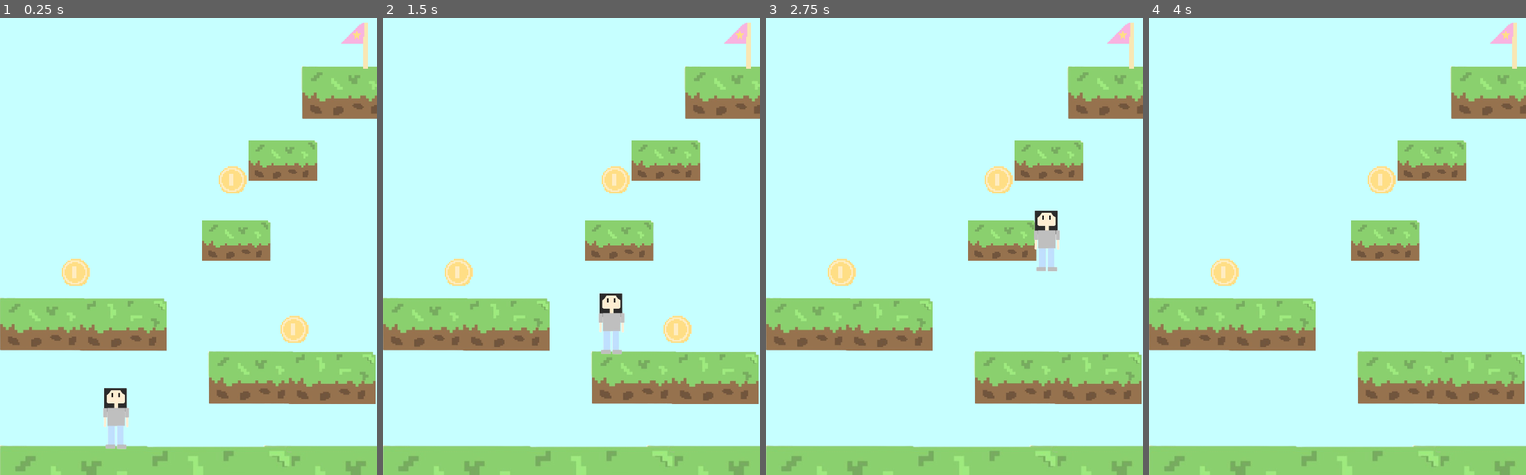
Above: before the commit, frames 1-4 (left to right).
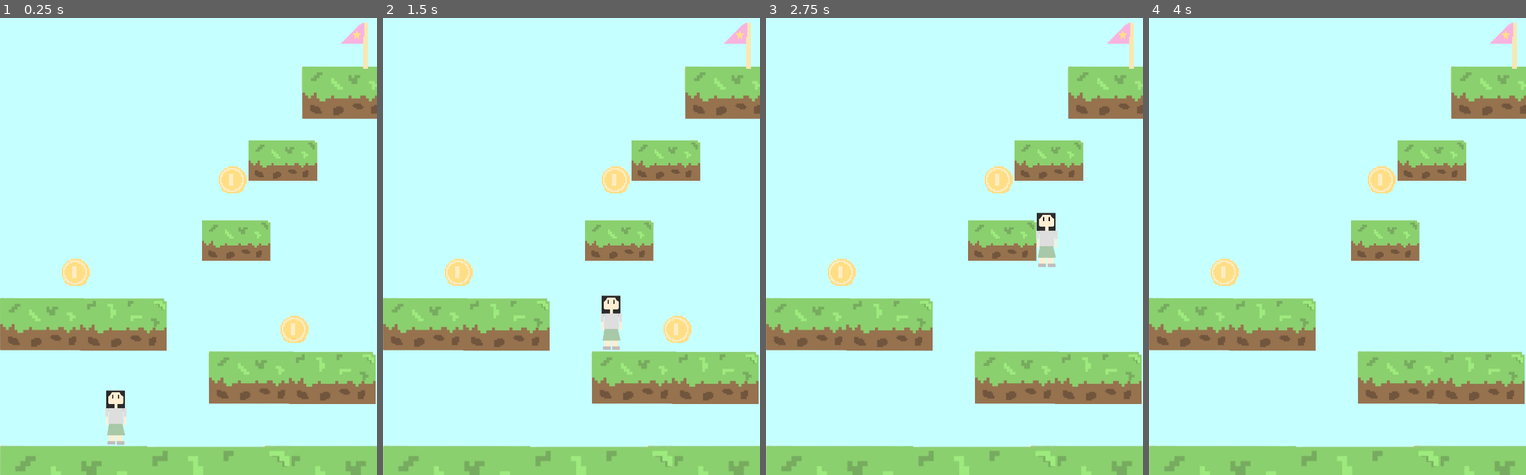
Above: after the commit, the same moments.

Repository: YanaKovaleva/KarliNYrep
Game: Godot game, scene res://game.tscn
The game is run twice, just before and just after one commit, with the same random seed, the same clock (stepped at 60 frames per second) and the same inputs. This scene is started directly instead of the project's main scene.
Inputs:
- Up to frame 1 (0.25 s): no input
- Up to frame 2 (1.5 s): tap Enter (enter) at 0.5 s; hold Enter (enter) 0.53-1.28 s; hold D (right) from 0.53 s (still down); tap Up (up) at 0.77, 1.07 s; tap Space (space) at 0.8, 1.35 s
- Up to frame 3 (2.75 s): tap Up (up) at 1.52, 1.55, 1.82 s; release D (right) at 2.03 s; hold Left (left) from 2.03 s (still down); hold Up (up) from 2.03 s (still down); tap Enter (enter) at 2.3 s
- Up to frame 4 (4 s): release Left (left) at 2.78 s; release Up (up) at 2.78 s; hold D (right) from 2.78 s (still down); tap Enter (enter) at 2.85 s; tap Up (up) at 3.02, 3.32, 3.77, 3.8 s; tap Space (space) at 3.05 s; hold Space (space) from 3.53 s (still down)

The runs differ from the first frame. In frame 1, 0.6% of the frame differs, in the area x 27-35%, y 80-95%; in frame 2, 0.6%, in the area x 57-65%, y 60-74%; in frame 3, 0.6%; in frame 4, nothing differs.

Commit message:
Final
Adjusted everything to fit the person, published on itch.io

Diff:
--- a/karli/coin_2.gd
+++ b/karli/coin_2.gd
@@ -12,5 +12,5 @@
 
 
 func _on_area_2d_body_entered(body: Node2D) -> void:
-	if (body.name == "gameIsabel"):
+	if (body.name == "gameKarli"):
 		hide()
--- a/karli/game.tscn
+++ b/karli/game.tscn
@@ -8,8 +8,8 @@
 [ext_resource type="Script" uid="uid://u8tvpulbjg84" path="res://game_isabel.gd" id="5_hve3p"]
 [ext_resource type="Script" uid="uid://bwxl1l4kou4fj" path="res://coin_2.gd" id="5_iotsf"]
 [ext_resource type="Script" uid="uid://dkg5kbp2susjf" path="res://coin_3.gd" id="6_lc2xo"]
-[ext_resource type="Texture2D" uid="uid://du0lervk8pryr" path="res://images/Isa_f.png" id="6_mfdv2"]
 [ext_resource type="Script" uid="uid://dq0ujgqafu5w5" path="res://flag.gd" id="8_215e1"]
+[ext_resource type="Texture2D" uid="uid://ted8otcso644" path="res://images/Karli_f.png" id="10_215e1"]
 [ext_resource type="Texture2D" uid="uid://7oxnb58yxjv2" path="res://images/gameEnd.jpg" id="11_7sc4i"]
 [ext_resource type="Script" uid="uid://csebd80xi4j1l" path="res://good_job.gd" id="12_80cx4"]
 [ext_resource type="Texture2D" uid="uid://da51jbyeb01pc" path="res://images/confetti.png" id="13_215e1"]
@@ -128,17 +128,17 @@
 scale = Vector2(11.8112, 11.8376)
 shape = SubResource("RectangleShape2D_rvswv")
 
-[node name="gameIsabel" type="CharacterBody2D" parent="."]
+[node name="gameKarli" type="CharacterBody2D" parent="."]
 script = ExtResource("5_hve3p")
 
-[node name="CollisionShape2D" type="CollisionShape2D" parent="gameIsabel"]
+[node name="CollisionShape2D" type="CollisionShape2D" parent="gameKarli"]
 position = Vector2(166.5, 641)
 shape = SubResource("RectangleShape2D_boyg6")
 
-[node name="Sprite2D" type="Sprite2D" parent="gameIsabel"]
-position = Vector2(167, 630)
-scale = Vector2(0.45, 0.45)
-texture = ExtResource("6_mfdv2")
+[node name="Sprite2D" type="Sprite2D" parent="gameKarli"]
+position = Vector2(162, 638)
+scale = Vector2(0.286947, 0.310598)
+texture = ExtResource("10_215e1")
 
 [node name="goodJob" type="Sprite2D" parent="."]
 position = Vector2(220, 150)
--- a/karli/main.tscn
+++ b/karli/main.tscn
@@ -1,13 +1,12 @@
-[gd_scene load_steps=26 format=3 uid="uid://dnwrkjj31sxiq"]
+[gd_scene load_steps=25 format=3 uid="uid://dnwrkjj31sxiq"]
 
 [ext_resource type="Texture2D" uid="uid://buiwko4sg3nyf" path="res://images/NY_bg.jpeg" id="1_ig7tw"]
-[ext_resource type="Texture2D" uid="uid://b7prbhrdw3nv0" path="res://images/Isa_b.png" id="2_5vw27"]
 [ext_resource type="Script" uid="uid://43lm43o1hxwb" path="res://isabel.gd" id="2_kek77"]
-[ext_resource type="Texture2D" uid="uid://du0lervk8pryr" path="res://images/Isa_f.png" id="3_kek77"]
 [ext_resource type="Texture2D" uid="uid://b0cun0xhrue7x" path="res://images/music.png" id="4_4c57u"]
 [ext_resource type="Texture2D" uid="uid://n1n58prlanid" path="res://images/tree.png" id="5_efxa6"]
 [ext_resource type="Texture2D" uid="uid://cddrjgnqq1pdn" path="res://images/quiz.png" id="6_dg77c"]
 [ext_resource type="Script" uid="uid://bgei1wth2bv3m" path="res://speaker.gd" id="6_w48qg"]
+[ext_resource type="Texture2D" uid="uid://ted8otcso644" path="res://images/Karli_f.png" id="7_w48qg"]
 [ext_resource type="Texture2D" uid="uid://ckw6n3evo67yu" path="res://images/game.png" id="7_ycdy4"]
 [ext_resource type="Script" uid="uid://bp5fb8twdlgw7" path="res://tree.gd" id="8_vivmo"]
 [ext_resource type="Texture2D" uid="uid://ccrfj6j0821r2" path="res://images/photos.png" id="8_w48qg"]
@@ -28,15 +27,7 @@
 animations = [{
 "frames": [{
 "duration": 1.0,
-"texture": ExtResource("2_5vw27")
-}],
-"loop": true,
-"name": &"back",
-"speed": 5.0
-}, {
-"frames": [{
-"duration": 1.0,
-"texture": ExtResource("3_kek77")
+"texture": ExtResource("7_w48qg")
 }],
 "loop": true,
 "name": &"front",
@@ -98,18 +89,19 @@
 scale = Vector2(0.999999, 0.999999)
 shape = SubResource("RectangleShape2D_getpj")
 
-[node name="Isabel" type="CharacterBody2D" parent="."]
+[node name="Karli" type="CharacterBody2D" parent="."]
 script = ExtResource("2_kek77")
 
-[node name="Isa_collision" type="CollisionShape2D" parent="Isabel"]
+[node name="Karli_collision" type="CollisionShape2D" parent="Karli"]
 position = Vector2(112, 494)
 shape = SubResource("RectangleShape2D_vivmo")
 
-[node name="Isa_animation" type="AnimatedSprite2D" parent="Isabel"]
-position = Vector2(112, 482)
-scale = Vector2(0.5, 0.5)
+[node name="Karli_animation" type="AnimatedSprite2D" parent="Karli"]
+position = Vector2(105, 494)
+scale = Vector2(0.41, 0.404)
 sprite_frames = SubResource("SpriteFrames_2cqfq")
 animation = &"front"
+frame_progress = 0.991921
 
 [node name="speaker" type="Sprite2D" parent="."]
 modulate = Color(1, 1, 1, 0.945098)
@@ -148,7 +140,6 @@
 
 [node name="CollisionShape2D" type="CollisionShape2D" parent="quiz/Area2D"]
 position = Vector2(38.75, 27.5)
-scale = Vector2(1, 1)
 shape = SubResource("RectangleShape2D_cegan")
 
 [node name="leftBoundary" type="Area2D" parent="."]
@@ -195,7 +186,7 @@
 [connection signal="body_exited" from="tree/Area2D" to="tree" method="_on_area_2d_body_exited"]
 [connection signal="body_entered" from="quiz/Area2D" to="quiz" method="_on_area_2d_body_entered"]
 [connection signal="body_exited" from="quiz/Area2D" to="quiz" method="_on_area_2d_body_exited"]
-[connection signal="body_entered" from="leftBoundary" to="Isabel" method="_on_left_boundary_body_entered"]
-[connection signal="body_entered" from="rightBoundary" to="Isabel" method="_on_right_boundary_body_entered"]
-[connection signal="body_entered" from="topBoundary" to="Isabel" method="_on_top_boundary_body_entered"]
-[connection signal="body_entered" from="bottomBoundary" to="Isabel" method="_on_bottom_boundary_body_entered"]
+[connection signal="body_entered" from="leftBoundary" to="Karli" method="_on_left_boundary_body_entered"]
+[connection signal="body_entered" from="rightBoundary" to="Karli" method="_on_right_boundary_body_entered"]
+[connection signal="body_entered" from="topBoundary" to="Karli" method="_on_top_boundary_body_entered"]
+[connection signal="body_entered" from="bottomBoundary" to="Karli" method="_on_bottom_boundary_body_entered"]
--- a/karli/music.tscn
+++ b/karli/music.tscn
@@ -1,6 +1,6 @@
 [gd_scene load_steps=3 format=3 uid="uid://dqaexabvbgwhq"]
 
-[ext_resource type="Texture2D" uid="uid://fd45yt8ly43e" path="res://images/isabelSongs.png" id="1_5vxup"]
+[ext_resource type="Texture2D" uid="uid://tecxrmlcoikl" path="res://images/karliSongs.png" id="1_5vxup"]
 [ext_resource type="Script" uid="uid://dbwldyurfjtr4" path="res://songs_scene.gd" id="2_w5q55"]
 
 [node name="Node2D" type="Node2D"]
--- a/karli/photos.tscn
+++ b/karli/photos.tscn
@@ -1,6 +1,6 @@
 [gd_scene load_steps=3 format=3 uid="uid://pyeeqx0gamr"]
 
-[ext_resource type="Texture2D" uid="uid://cfliu7i2upnus" path="res://images/isabelPhotos.png" id="1_p3emh"]
+[ext_resource type="Texture2D" uid="uid://b116fxx2ume5x" path="res://images/karliPhotos.png" id="1_p3emh"]
 [ext_resource type="Script" uid="uid://dwti8tinvpetb" path="res://sprite_2d.gd" id="2_mg8qw"]
 
 [node name="Node2D" type="Node2D"]
--- a/karli/quiz.tscn
+++ b/karli/quiz.tscn
@@ -1,8 +1,8 @@
 [gd_scene load_steps=8 format=3 uid="uid://b7n4dq6o1u554"]
 
-[ext_resource type="Texture2D" uid="uid://cn6j10d3evo05" path="res://images/quizBack.png" id="1_ngcn3"]
-[ext_resource type="Texture2D" uid="uid://t15c65ul1yta" path="res://images/WhatsApp Image 2025-12-30 at 9.45.55 PM.jpeg" id="2_hgkws"]
-[ext_resource type="Texture2D" uid="uid://dnr7mlkhdj42h" path="res://images/WhatsApp Image 2025-12-30 at 9.45.41 PM.jpeg" id="3_6id1c"]
+[ext_resource type="Texture2D" uid="uid://dyc3vlsebad4y" path="res://images/karliQuiz.png" id="1_6id1c"]
+[ext_resource type="Texture2D" uid="uid://dvotwxf8b7j2v" path="res://images/karliNo.jpg" id="2_p60ki"]
+[ext_resource type="Texture2D" uid="uid://crfmy075pxmb5" path="res://images/karliYes.jpg" id="3_ffm0p"]
 [ext_resource type="Texture2D" uid="uid://byuyxnmmc1pm2" path="res://images/quizYes.jpg" id="4_6id1c"]
 [ext_resource type="Script" uid="uid://v5ar3yw3ju81" path="res://yes_label.gd" id="4_p60ki"]
 [ext_resource type="Script" uid="uid://da4n4o0gvg510" path="res://no_label.gd" id="5_ffm0p"]
@@ -14,23 +14,23 @@
 offset_right = 40.0
 offset_bottom = 40.0
 scale = Vector2(0.87789, 0.914729)
-texture = ExtResource("1_ngcn3")
+texture = ExtResource("1_6id1c")
 
 [node name="wrong" type="TextureButton" parent="."]
-offset_left = -3.0
-offset_top = 343.0
-offset_right = 1666.0
-offset_bottom = 1572.0
-scale = Vector2(0.173348, 0.21638)
-texture_normal = ExtResource("2_hgkws")
+offset_left = 45.0
+offset_top = 349.0
+offset_right = 178.0
+offset_bottom = 488.0
+scale = Vector2(1.44087, 1.38943)
+texture_normal = ExtResource("2_p60ki")
 
 [node name="right" type="TextureButton" parent="."]
-offset_left = 277.0
-offset_top = 340.0
-offset_right = 1477.0
-offset_bottom = 1939.0
-scale = Vector2(0.217813, 0.165498)
-texture_normal = ExtResource("3_6id1c")
+offset_left = 331.0
+offset_top = 352.0
+offset_right = 510.0
+offset_bottom = 581.0
+scale = Vector2(1.08504, 0.804711)
+texture_normal = ExtResource("3_ffm0p")
 
 [node name="yesLabel" type="Sprite2D" parent="."]
 position = Vector2(271, 670)
Binary file added: karli/images/karliNo.jpg
Not shown, added: karli/images/karliNo.jpg.import
Binary file added: karli/images/karliPhotos.png
Not shown, added: karli/images/karliPhotos.png.import
Binary file added: karli/images/karliQuiz.png
Not shown, added: karli/images/karliQuiz.png.import
Binary file added: karli/images/karliSongs.png
Not shown, added: karli/images/karliSongs.png.import
Binary file added: karli/images/karliYes.jpg
Not shown, added: karli/images/karliYes.jpg.import
Not shown, added: index.apple-touch-icon.png
Not shown, added: index.audio.position.worklet.js
(and 8 more such lines)
